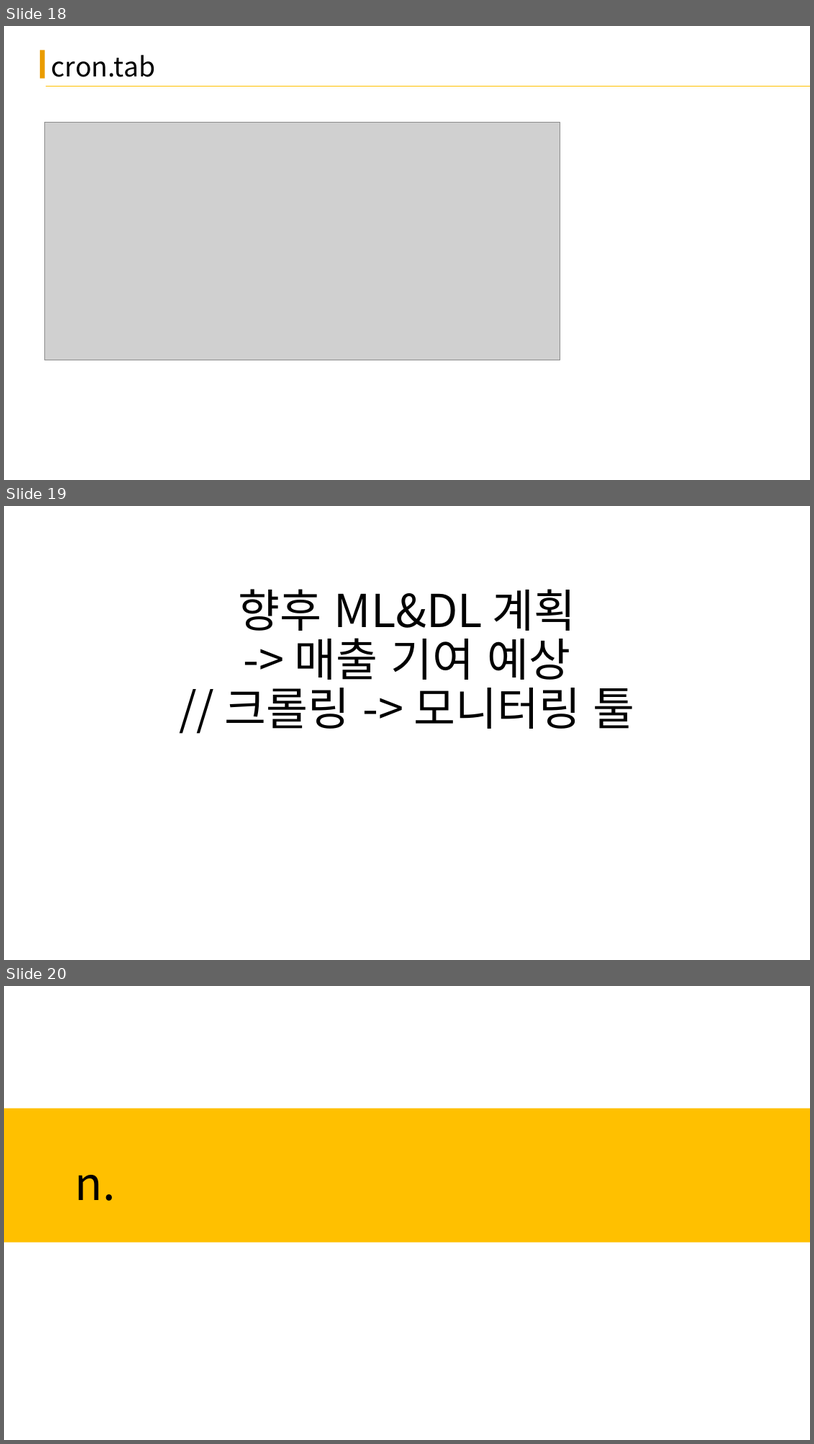
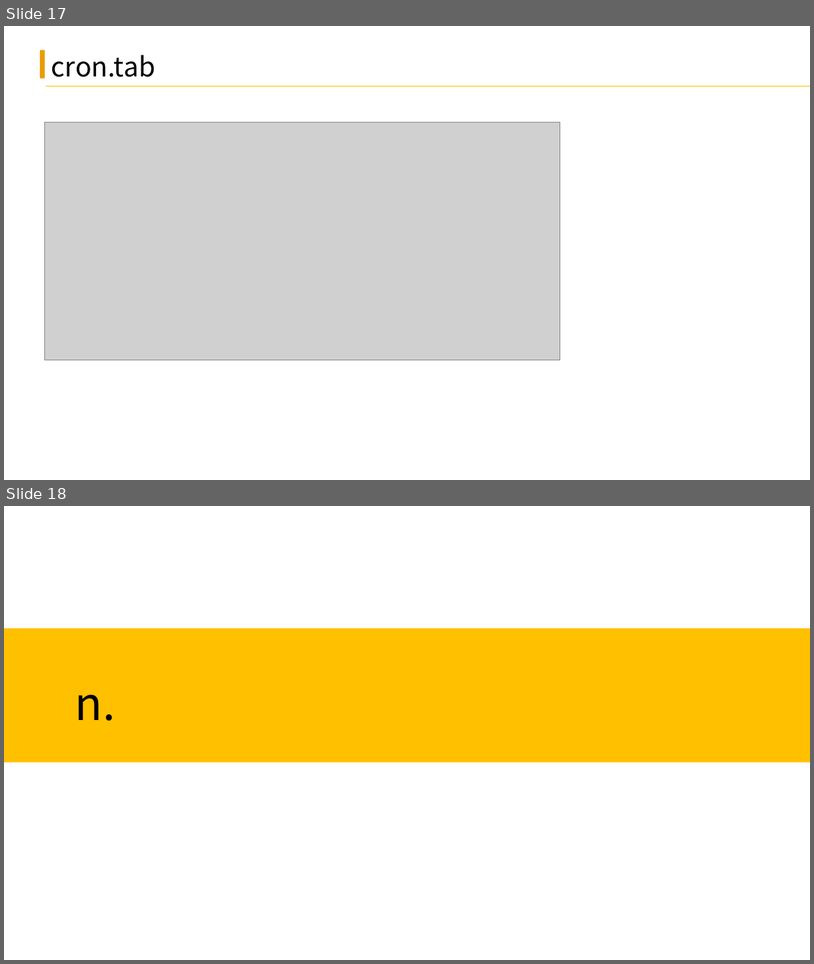
Before and after one commit to hangack/project-green, a slide deck: crawling-g2g/docs/현거래 Data 수집.pptx. Shown one above the other, each under a label of ours: slides 18, 19 and 20 before the commit, slides 17 and 18 after it. The pictures are 814x1444 and 814x964 pixels, drawn with LibreOffice and Linux fonts; fonts in the diff are those of the drawing; grey boxes stand for pictures. Boxes give left, top, right and bottom in pixels: in the first picture for what was removed or moved away, otherwise in the second. Text is boxed around its words. In the diff, an @@ line names an element or a change of style, - is before the commit and + after.

```diff
--- a/crawling-g2g/docs/현거래 Data 수집.pptx
+++ b/crawling-g2g/docs/현거래 Data 수집.pptx
@@ slide 19 removed at <box>4,506,810,960</box>, background #FFFFFF @@
@@ title removed at <box>225,589,635,728</box> @@
-향후 ML&DL 계획
--> 매출 기여 예상
-// 크롤링 -> 모니터링 툴
@@ what was slide 18 is now slide 17 @@
@@ what was slide 20 is now slide 18 @@
```
Also in this commit, not shown: 1 other slide removed, 4 other files.
